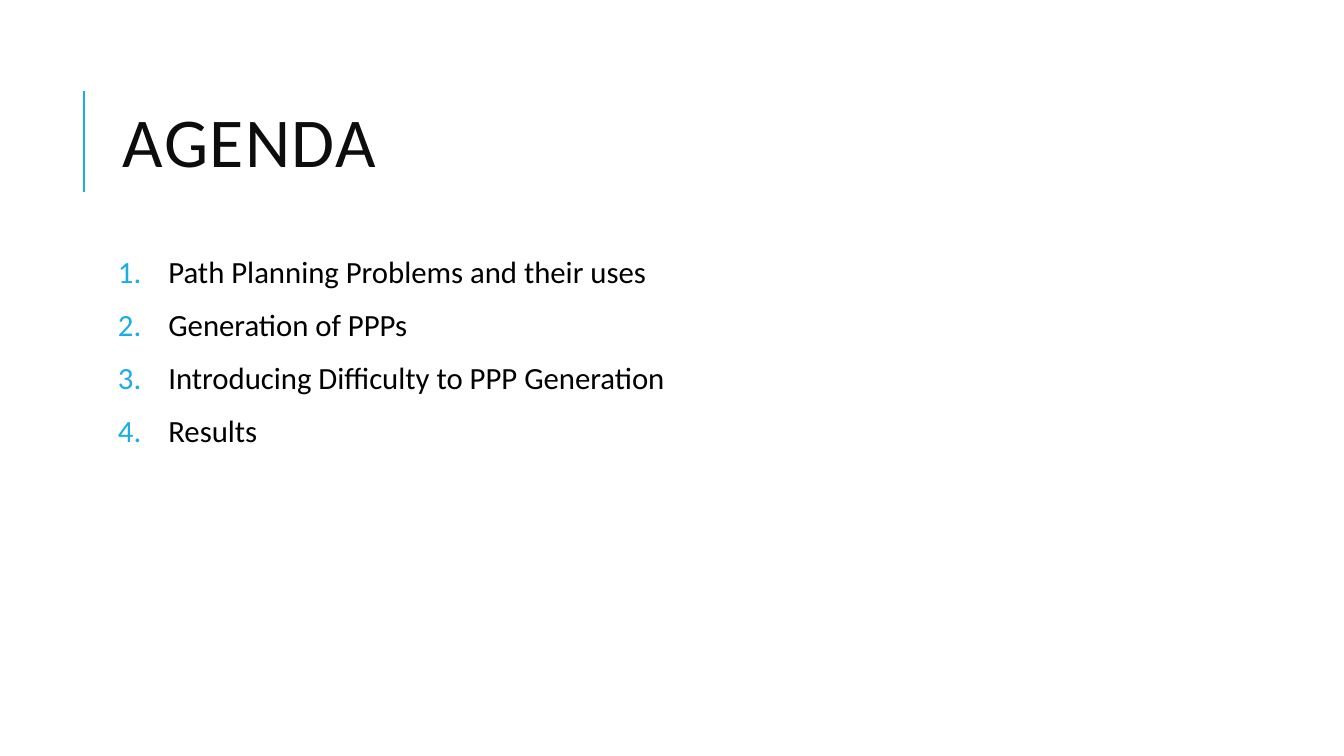
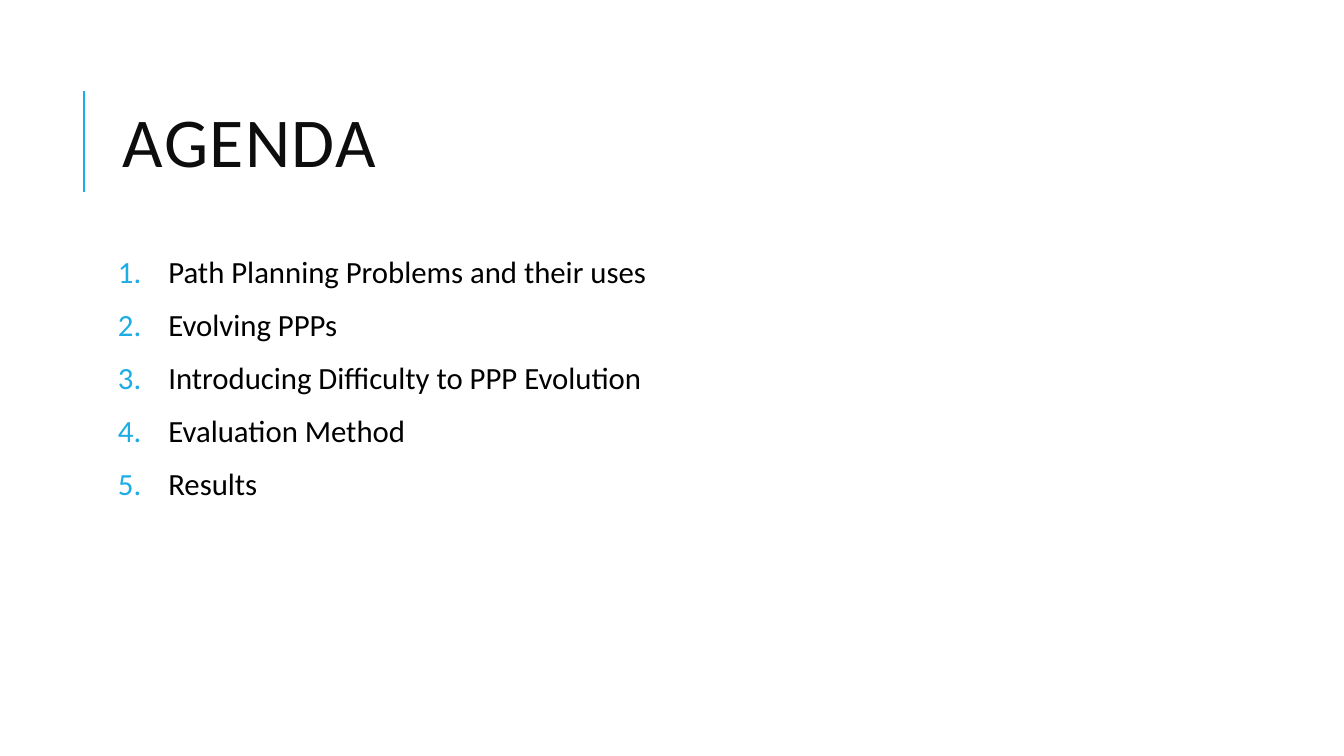
Before and after one commit to ianmalcolm/ppp, a slide deck: slide 2 of PPP/Latex/Evolution of Difficult Path Planning Problems.pptx. Drawn at 1344x756 pixels with LibreOffice and Linux fonts; fonts in the diff are those of the drawing. Boxes give left, top, right and bottom in pixels: in the first picture for what was removed or moved away, otherwise in the second. Text is boxed around its words. In the diff, an @@ line names an element or a change of style, - is before the commit and + after.

```diff
--- a/PPP/Latex/Evolution of Difficult Path Planning Problems.pptx
+++ b/PPP/Latex/Evolution of Difficult Path Planning Problems.pptx
@@ text at bbox=[168, 314, 641, 443]: text changed @@
-2. Generation of PPPs
-3. Introducing Difficulty to PPP Generation
+2. Evolving PPPs
+3. Introducing Difficulty to PPP Evolution
+4. Evaluation Method
```
Also in this commit, not shown: 4 other slides changed, 2 slides added, 1 slide removed.
